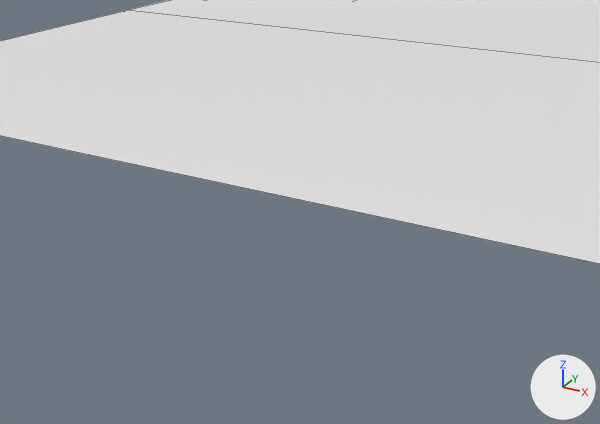
The FBX model Assets/Art/VFX/VFXmeshs.fbx, before and after one commit.
Rendered twice from a camera (50 mm lens) standing at (0.291, -0.321, 0.268) and looking at (-0.067, 0.33, -0.057). Every picture has the same lights, and +X, +Y and +Z are marked at lower right. Mesh edges are drawn as thin lines. Where no turn or scale is listed for an object, it has been applied to the vertices.

Objects in the first picture: 'WindBeam'.
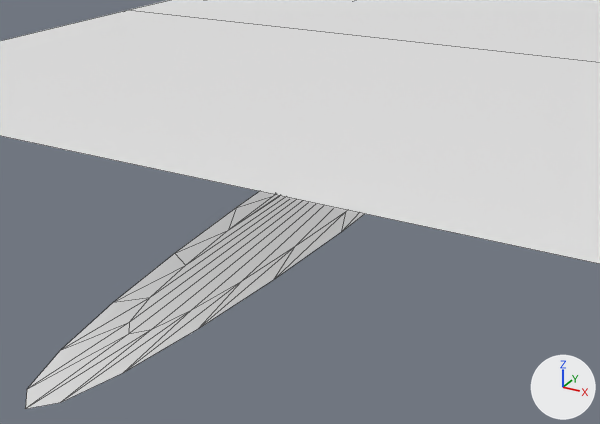
Commit message: vfx de vent wouhou.....

Where the change shows, as pixel boxes [x1, y1, x2, y2] in the pictures (600 x 424 px):
'SM_Trail', added
    after: [25, 191, 364, 409]

The change in detail:
Mesh me_mesh_001 is new.
It has 56 vertices, 82 faces and spans x -0.052..0.052, y -0.083..0.88, z 0.006.
Object 'SM_Trail' (ob_sm_trail) is new; it shows me_mesh_001.
Its location is (0.0, 0.0, 0.0).
